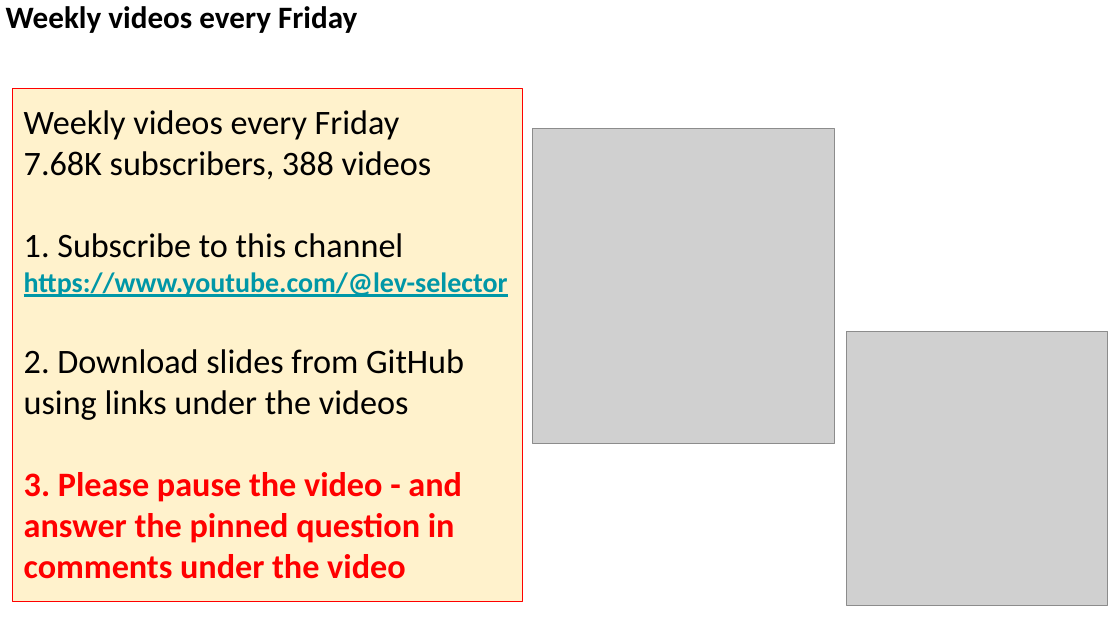
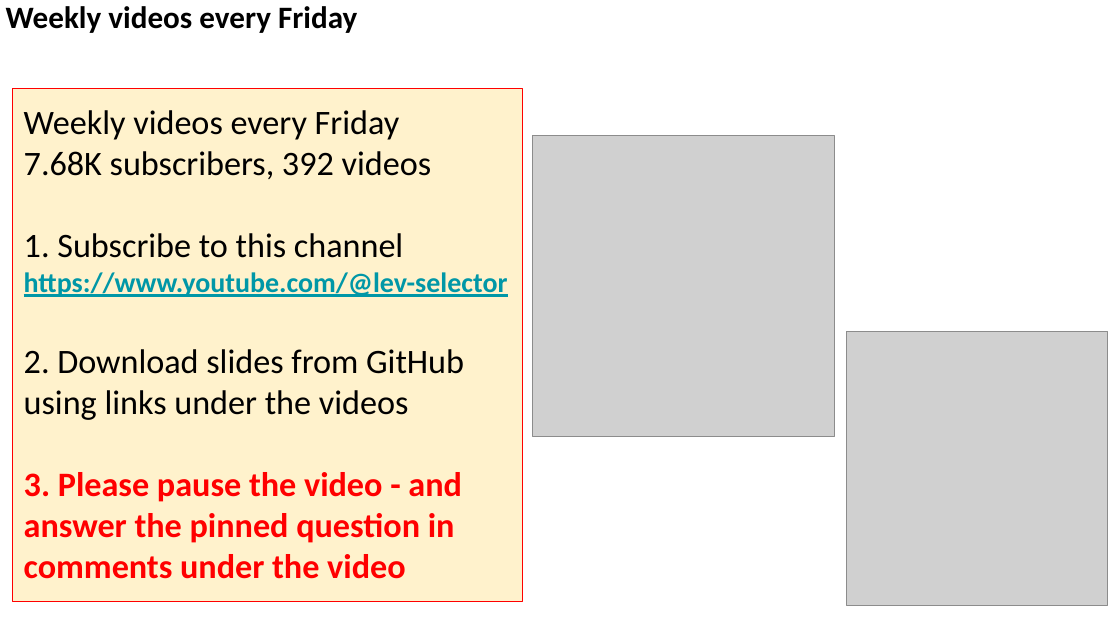
Before and after one commit to lselector/seminar, a slide deck: slide 7 of 2026/2026-11-06-AI-News.pptx. Drawn at 1120x630 pixels with LibreOffice and Linux fonts; fonts in the diff are those of the drawing; grey boxes stand for pictures. Boxes give left, top, right and bottom in pixels: in the first picture for what was removed or moved away, otherwise in the second. Text is boxed around its words. In the diff, an @@ line names an element or a change of style, - is before the commit and + after.

```diff
--- a/2026/2026-11-06-AI-News.pptx
+++ b/2026/2026-11-06-AI-News.pptx
@@ picture: place and size @@
-picture at (533, 129, 834, 444)
+picture at (533, 136, 834, 437)
@@ text in rectangle at (24, 151, 432, 179): text changed @@
-7.68K subscribers, 388 videos
+7.68K subscribers, 392 videos
```
Also in this commit, not shown: 5 other slides changed, 2 slides added, 2 slides removed.
